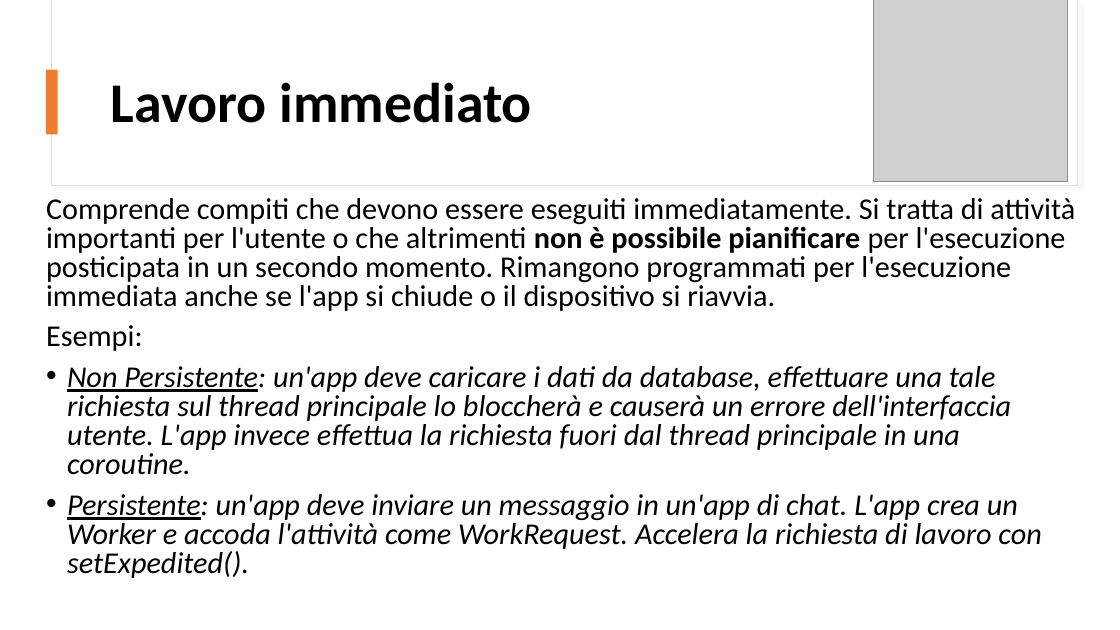
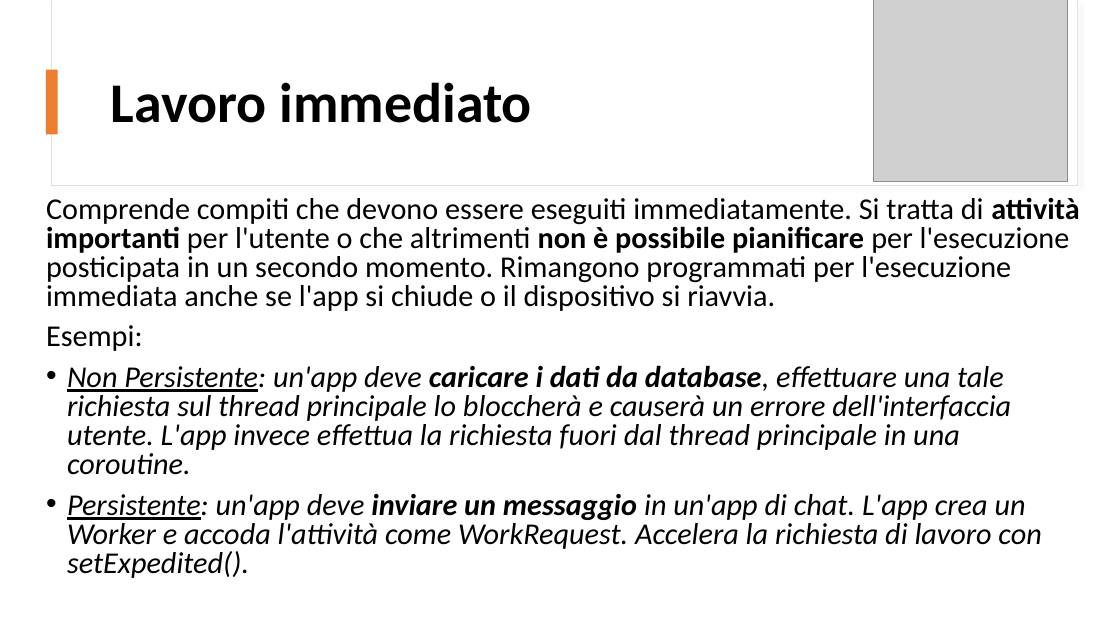
Before and after one commit to eliazv/MyPet, a slide deck: slide 6 of APK e Presentazione/Processi in background in Android - approfondimento Mobile.pptx. Drawn at 1120x630 pixels with LibreOffice and Linux fonts; fonts in the diff are those of the drawing; grey boxes stand for pictures. Boxes give left, top, right and bottom in pixels: in the first picture for what was removed or moved away, otherwise in the second. Text is boxed around its words. In the diff, an @@ line names an element or a change of style, - is before the commit and + after.

```diff
--- a/APK e Presentazione/Processi in background in Android - approfondimento Mobile.pptx
+++ b/APK e Presentazione/Processi in background in Android - approfondimento Mobile.pptx
@@ text at box(46, 198, 1079, 578): bold on in "attività importanti", "caricare i dati da database,", "inviare un messaggio" @@
```
Also in this commit, not shown: 5 other slides changed, 2 other files.
